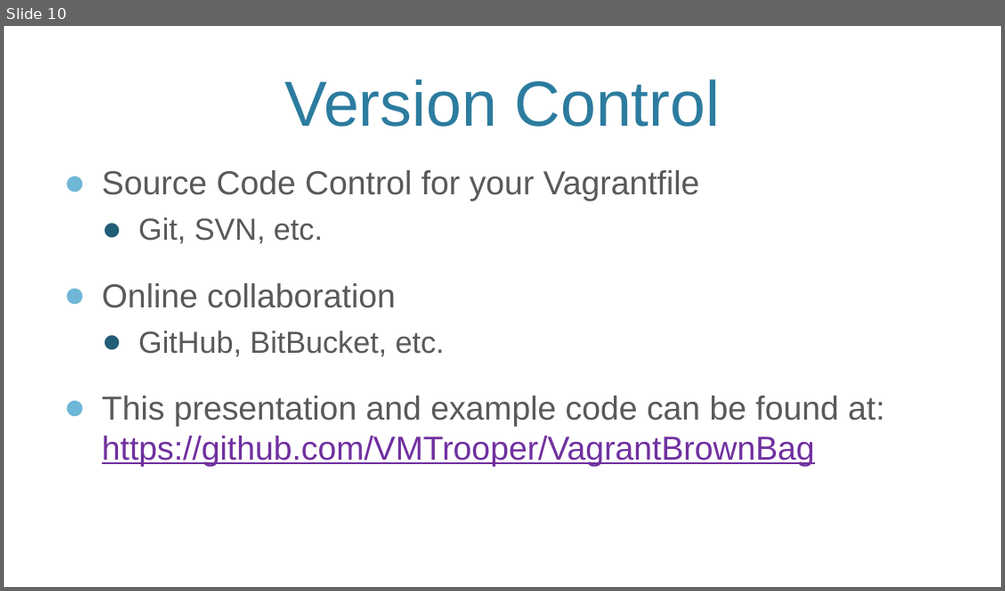
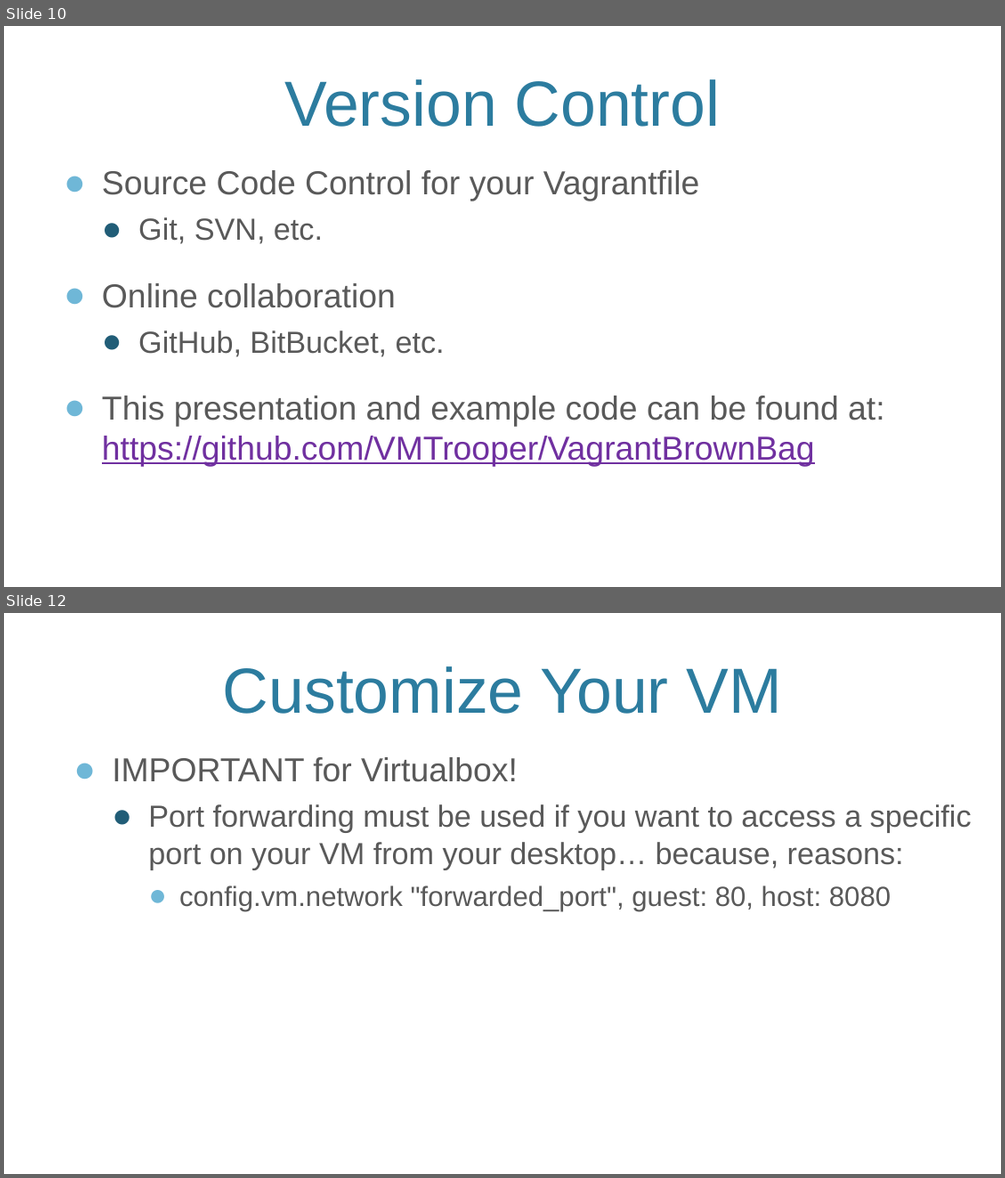
Before and after one commit to VMTrooper/VagrantBrownBag, a slide deck: Vagrant.pptx. Shown one above the other, each under a label of ours: slide 10 before the commit, slides 10 and 12 after it; the slides between them are not shown. The pictures are 1005x591 and 1005x1178 pixels, drawn with LibreOffice and Linux fonts; fonts in the diff are those of the drawing; background and template pictures are left out. Boxes give left, top, right and bottom in pixels: in the first picture for what was removed or moved away, otherwise in the second. Text is boxed around its words. In the diff, an @@ line names an element or a change of style, - is before the commit and + after.

```diff
--- a/Vagrant.pptx
+++ b/Vagrant.pptx
@@ slide 12 added at [4,613,1001,1174], background picture (left out) @@
@@ title added at [223,666,782,714], 46 pt, text #2C7C9F @@
+Customize Your VM
@@ text added at [112,757,971,911], 22 pt, text #595959 @@
+● IMPORTANT for Virtualbox!
+  ● Port forwarding must be used if you want to access a specific port on your VM from your desktop… because, reasons:
+    ● config.vm.network "forwarded_port", guest: 80, host: 8080
```
Also in this commit, not shown: 9 slides changed, 7 other files.
